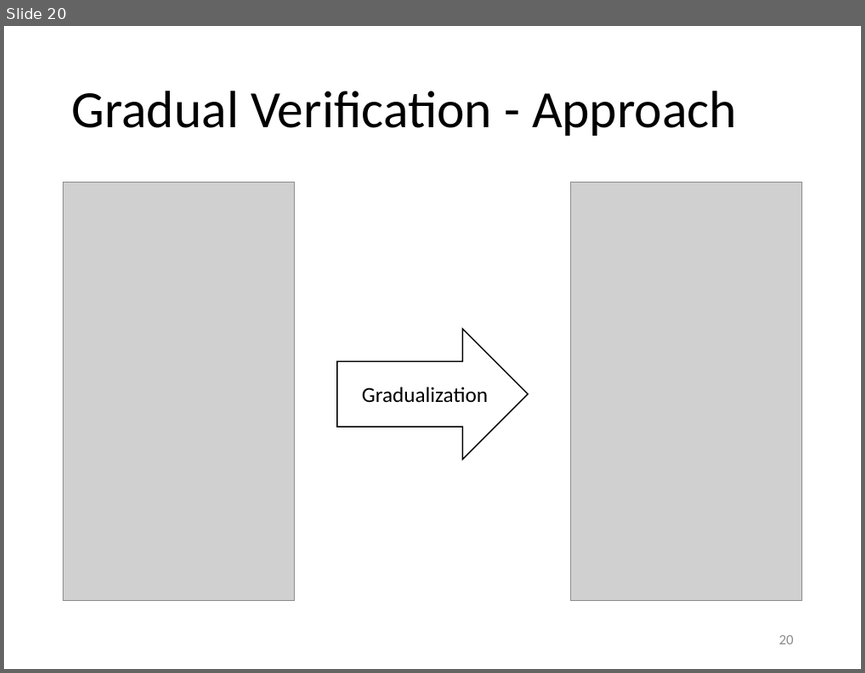
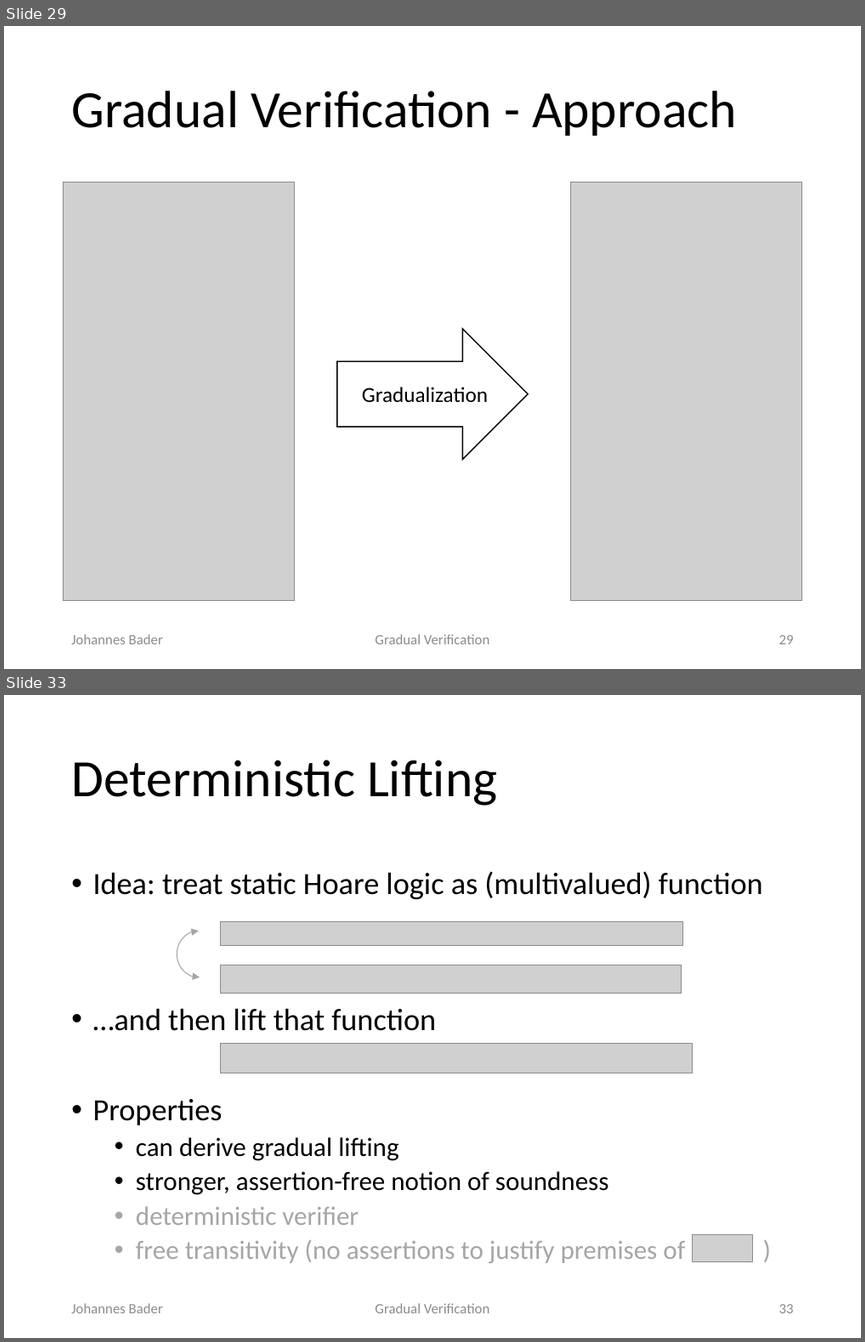
Before and after one commit to olydis/GradVerThesis, a slide deck: presentation/PLunch.pptx. Shown one above the other, each under a label of ours: slide 20 before the commit, slides 29 and 33 after it; the slides between them are not shown. The pictures are 865x673 and 865x1342 pixels, drawn with LibreOffice and Linux fonts; fonts in the diff are those of the drawing; grey boxes stand for pictures. Boxes give left, top, right and bottom in pixels: in the first picture for what was removed or moved away, otherwise in the second. Text is boxed around its words. In the diff, an @@ line names an element or a change of style, - is before the commit and + after.

```diff
--- a/presentation/PLunch.pptx
+++ b/presentation/PLunch.pptx
@@ slide 33 added at [4,695,861,1338], background #FFFFFF @@
@@ title added at [71,760,497,805], 44 pt, text #000000 @@
+Deterministic Lifting
@@ text added at [93,871,763,1263], 22.2 pt, text #000000 @@
+• Idea: treat static Hoare logic as (multivalued) function
+• …and then lift that function
+• Properties
+  • can derive gradual lifting
+  • stronger, assertion-free notion of soundness
+  • deterministic verifier
+  • free transitivity (no assertions to justify premises of )
@@ picture added at [220,921,682,945] @@
@@ arc (boxed as its full ellipse) added at [177,930,221,977], outline #A5A5A5 0.75 pt @@
@@ picture added at [220,965,681,993] @@
@@ picture added at [220,1043,692,1073] @@
@@ picture added at [692,1234,752,1261] @@
@@ text added at [71,1303,163,1313], 12 pt, text #8C8C8C @@
+Johannes Bader
@@ text added at [375,1303,489,1313], 12 pt, text #8C8C8C @@
+Gradual Verification
@@ page number added at [779,1304,794,1313], 12 pt, text #8C8C8C @@
+33
@@ what was slide 20 is now slide 29 @@
@@ slide 29 changed as well @@
@@ text added at [71,634,163,644], 12 pt, text #8C8C8C @@
+Johannes Bader
@@ text added at [375,634,489,644], 12 pt, text #8C8C8C @@
+Gradual Verification
@@ page number at [779,635,794,644]: text changed @@
-20
+29
```
Also in this commit, not shown: 16 other slides changed, 29 other slides added, 8 slides removed, 2 other files.
